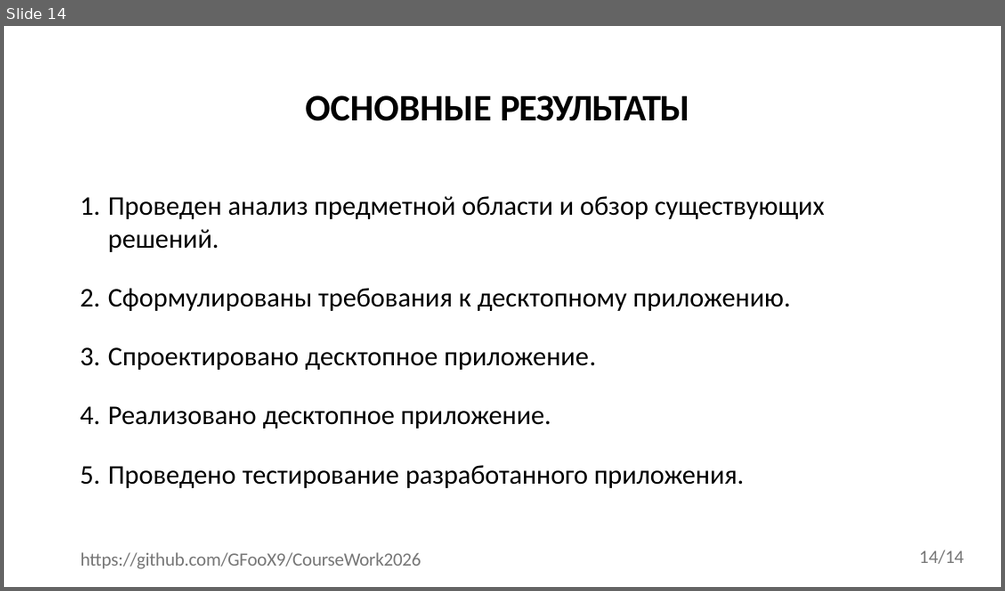
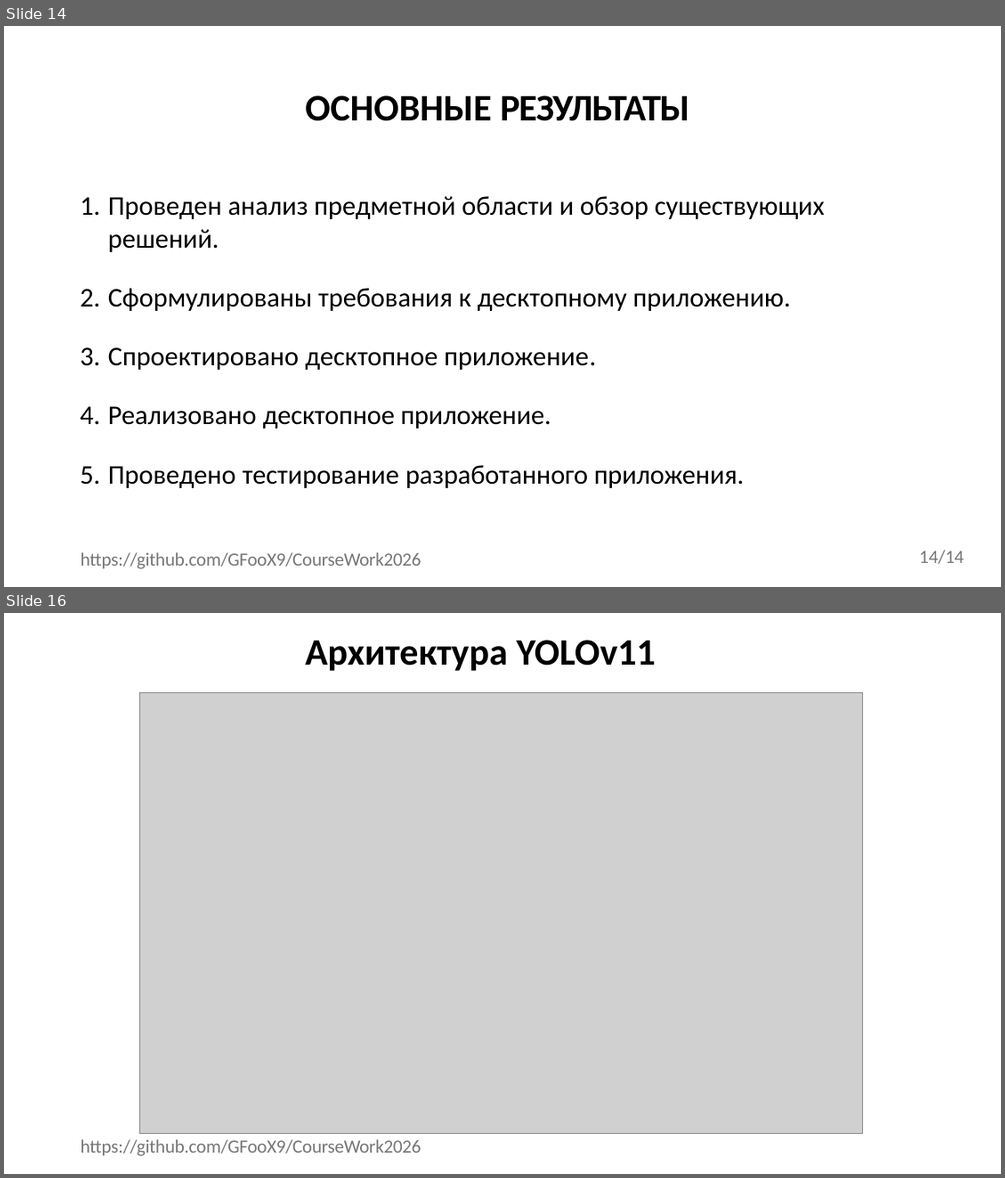
Before and after one commit to GFooX9/CourseWork2026, a slide deck: Documentation/Official documents/PPTX/Презентация курсовой работы.pptx. Shown one above the other, each under a label of ours: slide 14 before the commit, slides 14 and 16 after it; the slides between them are not shown. The pictures are 1005x591 and 1005x1178 pixels, drawn with LibreOffice and Linux fonts; fonts in the diff are those of the drawing; grey boxes stand for pictures. Boxes give left, top, right and bottom in pixels: in the first picture for what was removed or moved away, otherwise in the second. Text is boxed around its words. In the diff, an @@ line names an element or a change of style, - is before the commit and + after.

```diff
--- a/Documentation/Official documents/PPTX/Презентация курсовой работы.pptx
+++ b/Documentation/Official documents/PPTX/Презентация курсовой работы.pptx
@@ slide 16 added at (4, 613, 1001, 1174), background #FFFFFF @@
@@ title added at (305, 640, 655, 671), 36 pt, text #000000, bold @@
+Архитектура YOLOv11
@@ picture added at (139, 692, 863, 1134) @@
@@ text added at (81, 1139, 421, 1156), 18 pt, text #767676 @@
+https://github.com/GFooX9/CourseWork2026
```
Also in this commit, not shown: 10 slides changed, 1 other slide added, 1 slide removed, 7 other files.
